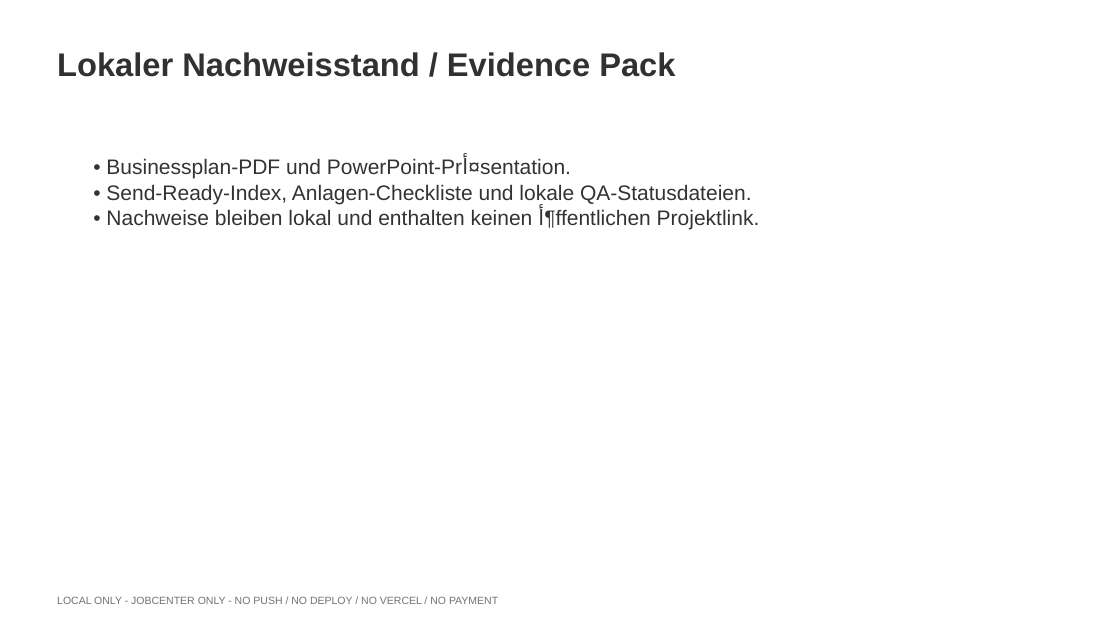
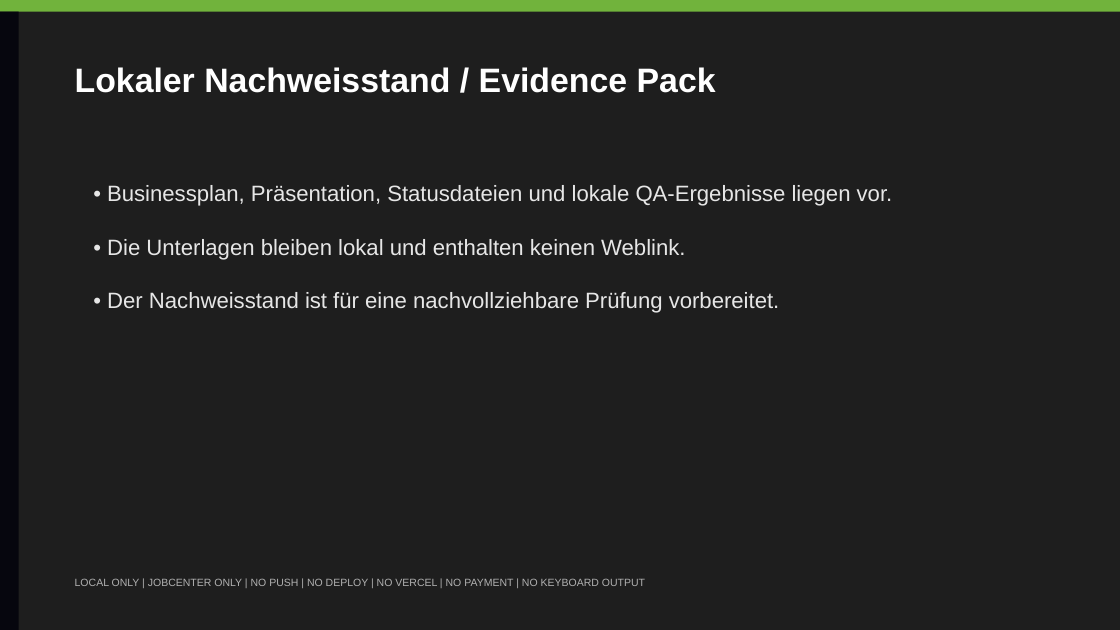
Before and after one commit to Sari-raslan/universal-arranger-os, a slide deck: slide 7 of uaos-ai-factory/jobcenter-send-ready/UAOS_JOBCENTER_PRESENTATION_2026-07-01_DE.pptx. Drawn at 1120x630 pixels with LibreOffice and Linux fonts; fonts in the diff are those of the drawing. Boxes give left, top, right and bottom in pixels: in the first picture for what was removed or moved away, otherwise in the second. Text is boxed around its words. In the diff, an @@ line names an element or a change of style, - is before the commit and + after.

Commit message:
Rebuild Jobcenter PowerPoint visually with PowerPoint COM

```diff
--- a/uaos-ai-factory/jobcenter-send-ready/UAOS_JOBCENTER_PRESENTATION_2026-07-01_DE.pptx
+++ b/uaos-ai-factory/jobcenter-send-ready/UAOS_JOBCENTER_PRESENTATION_2026-07-01_DE.pptx
@@ background #FFFFFF to #1E1E1E @@
@@ rectangle added at [0, 0, 1120, 12], fill #71B33C @@
@@ rectangle added at [0, 12, 18, 630], fill #06060E @@
@@ text "Lokaler Nachweisstand / Evidence Pack": place and size @@
-text "Lokaler Nachweisstand / Evidence Pack" at [57, 52, 675, 77]
+text "Lokaler Nachweisstand / Evidence Pack" at [75, 67, 716, 93]
@@ text "Lokaler Nachweisstand / Evidence Pack" at [75, 67, 716, 93]: size 28 to 29 pt, text colour #313131 to #FFFFFF @@
@@ text at [107, 185, 893, 313]: text changed; size 18 to 19 pt; text colour #333333 to #E6E6E6 @@
-• Businessplan-PDF und PowerPoint-Prأ¤sentation.
-• Send-Ready-Index, Anlagen-Checkliste und lokale QA-Statusdateien.
-• Nachweise bleiben lokal und enthalten keinen أ¶ffentlichen Projektlink.
+• Businessplan, Präsentation, Statusdateien und lokale QA-Ergebnisse liegen vor.
+• Die Unterlagen bleiben lokal und enthalten keinen Weblink.
+• Der Nachweisstand ist für eine nachvollziehbare Prüfung vorbereitet.
@@ text at [75, 578, 645, 586]: text changed; text colour #737373 to #B0B0B0 @@
-LOCAL ONLY - JOBCENTER ONLY - NO PUSH / NO DEPLOY / NO VERCEL / NO PAYMENT
+LOCAL ONLY | JOBCENTER ONLY | NO PUSH | NO DEPLOY | NO VERCEL | NO PAYMENT | NO KEYBOARD OUTPUT
```
Also in this commit, not shown: 6 other slides changed, 3 slides added, 3 slides removed, 24 other files.
